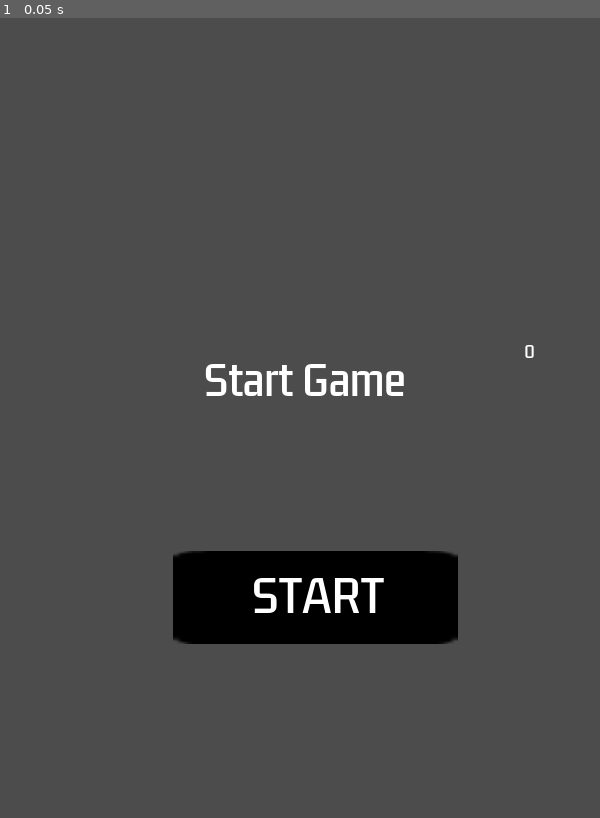
Above: before the commit, frame 1.
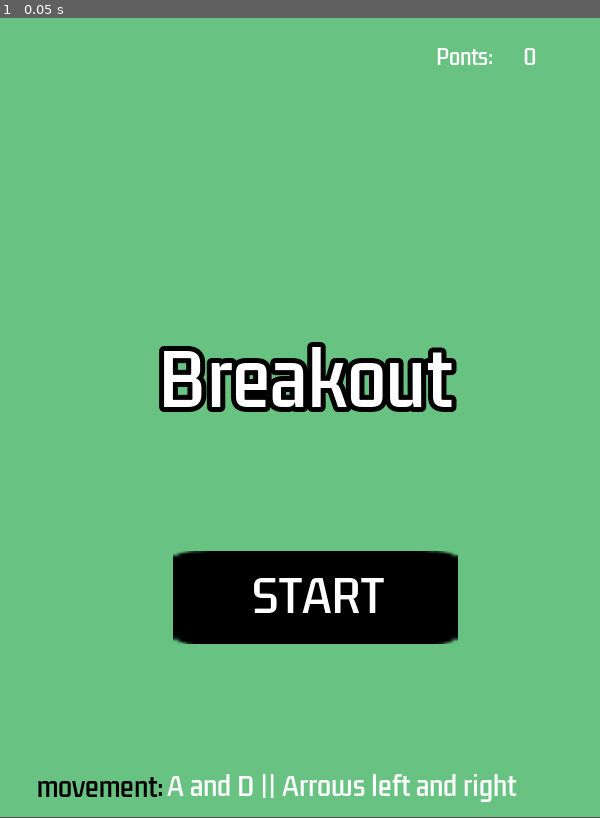
Above: after the commit, the same moment.

Repository: LuizAntonioPereira/breackout_gd
Game: Godot game, scene res://scenes/Game.tscn
Two runs of this game, one before a commit and one after it. Both use one fixed random seed, a clock stepped at 60 frames per second and the inputs below. The project has no main scene, so this scene is started directly.
Inputs:
- Up to frame 1 (0.05 s): no input

The runs differ from the first frame. In frame 1, 94% of the frame differs, in the area x 0-100%, y 0-100%.

Commit message:
up

Diff:
--- a/scenes/Game.tscn
+++ b/scenes/Game.tscn
@@ -22,20 +22,38 @@
 font_path = "res://fonts/KdamThmorPro-Regular.ttf"
 
 [sub_resource type="DynamicFont" id=4]
-size = 40
+size = 70
+outline_size = 5
+outline_color = Color( 0, 0, 0, 1 )
 font_data = SubResource( 3 )
 
 [sub_resource type="DynamicFontData" id=5]
 font_path = "res://fonts/KdamThmorPro-Regular.ttf"
 
 [sub_resource type="DynamicFont" id=6]
+size = 20
 font_data = SubResource( 5 )
+
+[sub_resource type="DynamicFontData" id=9]
+font_path = "res://fonts/KdamThmorPro-Regular.ttf"
+
+[sub_resource type="DynamicFont" id=10]
+size = 25
+font_data = SubResource( 9 )
 
 [node name="Game" type="Node2D"]
 script = ExtResource( 4 )
 __meta__ = {
 "_edit_horizontal_guides_": [ 43.0 ],
 "_edit_vertical_guides_": [ 10.0 ]
+}
+
+[node name="ColorRect" type="ColorRect" parent="."]
+margin_right = 604.0
+margin_bottom = 799.0
+color = Color( 0.407843, 0.760784, 0.505882, 1 )
+__meta__ = {
+"_edit_use_anchors_": true
 }
 
 [node name="StaticBody2D" type="StaticBody2D" parent="."]
@@ -74,8 +92,9 @@
 margin_top = 304.0
 margin_right = 479.0
 margin_bottom = 422.0
+custom_constants/shadow_offset_x = 8
 custom_fonts/font = SubResource( 4 )
-text = "Start Game"
+text = "Breakout"
 align = 1
 valign = 1
 
@@ -89,11 +108,42 @@
 
 [node name="points" type="Label" parent="."]
 margin_left = 510.0
-margin_top = 321.0
+margin_top = 24.0
 margin_right = 550.0
-margin_bottom = 335.0
+margin_bottom = 55.0
 custom_fonts/font = SubResource( 6 )
 align = 1
 valign = 1
 
+[node name="label" type="Label" parent="."]
+margin_left = 436.0
+margin_top = 24.0
+margin_right = 493.0
+margin_bottom = 55.0
+custom_fonts/font = SubResource( 6 )
+text = "Ponts:"
+align = 1
+valign = 1
+
+[node name="Label" type="Label" parent="."]
+margin_left = 37.0
+margin_top = 750.0
+margin_right = 77.0
+margin_bottom = 764.0
+custom_colors/font_color = Color( 0, 0, 0, 1 )
+custom_fonts/font = SubResource( 10 )
+text = "movement:"
+align = 1
+valign = 1
+
+[node name="Label2" type="Label" parent="."]
+margin_left = 167.0
+margin_top = 744.0
+margin_right = 328.0
+margin_bottom = 794.0
+custom_fonts/font = SubResource( 10 )
+text = "A and D || Arrows left and right"
+align = 1
+valign = 1
+
 [connection signal="pressed" from="start/btn_start" to="." method="_on_btn_start_pressed"]
--- a/scenes/platform.tscn
+++ b/scenes/platform.tscn
@@ -1,6 +1,6 @@
 [gd_scene load_steps=3 format=2]
 
-[ext_resource path="res://scenes/platform.gd" type="Script" id=1]
+[ext_resource path="res://script/platform.gd" type="Script" id=1]
 
 [sub_resource type="RectangleShape2D" id=1]
 extents = Vector2( 30, 10 )
--- a/scenes/platform.gd
+++ b/script/platform.gd
@@ -18,5 +18,7 @@
 	move = move.normalized() * speed
 
 func _physics_process(delta):
-	get_input()
-	move = move_and_slide(move * delta * speed)
+
+	if Global.play == true:
+		get_input()
+		move = move_and_slide(move * delta * speed)
Not shown: 1 places in scenes/Game.tscn that only renumber resources
